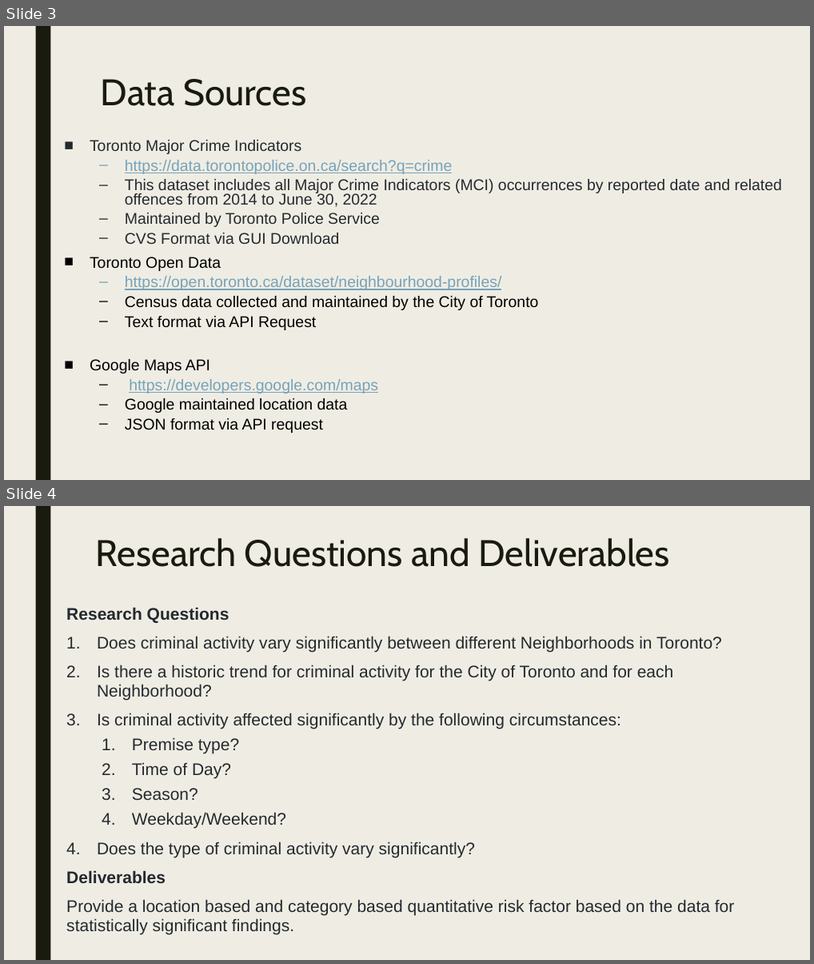
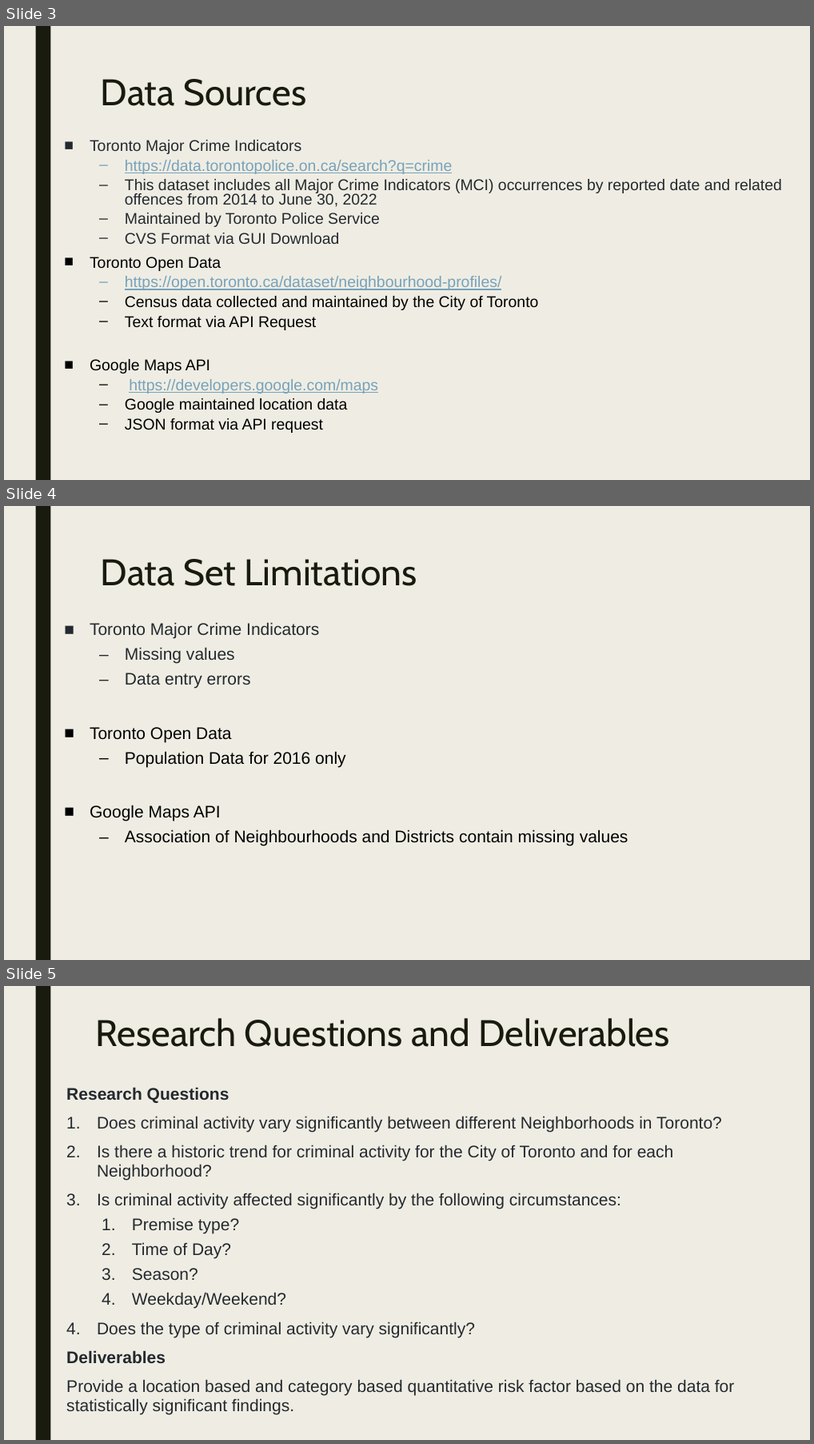
Before and after one commit to Ahmadhha/P1_T4_Test, a slide deck: Team4-version1.pptx. Shown one above the other, each under a label of ours: slides 3 and 4 before the commit, slides 3, 4 and 5 after it. The pictures are 814x964 and 814x1444 pixels, drawn with LibreOffice and Linux fonts; fonts in the diff are those of the drawing. Boxes give left, top, right and bottom in pixels: in the first picture for what was removed or moved away, otherwise in the second. Text is boxed around its words. In the diff, an @@ line names an element or a change of style, - is before the commit and + after.

```diff
--- a/Team4-version1.pptx
+++ b/Team4-version1.pptx
@@ slide 4 added at (4,506,810,960), background #EFEDE3; not listed: 1 template element that a slide beside it also shows @@
@@ title added at (101,559,418,586), 44 pt, text #191B0E @@
+Data Set Limitations
@@ text added at (90,622,629,846), 20 pt, text #000000 @@
+■ Toronto Major Crime Indicators
+  – Missing values
+  – Data entry errors
+■ Toronto Open Data
+  – Population Data for 2016 only
+■ Google Maps API
+  – Association of Neighbourhoods and Districts contain missing values
@@ what was slide 4 is now slide 5 @@
```
Also in this commit, not shown: 2 slides changed.
